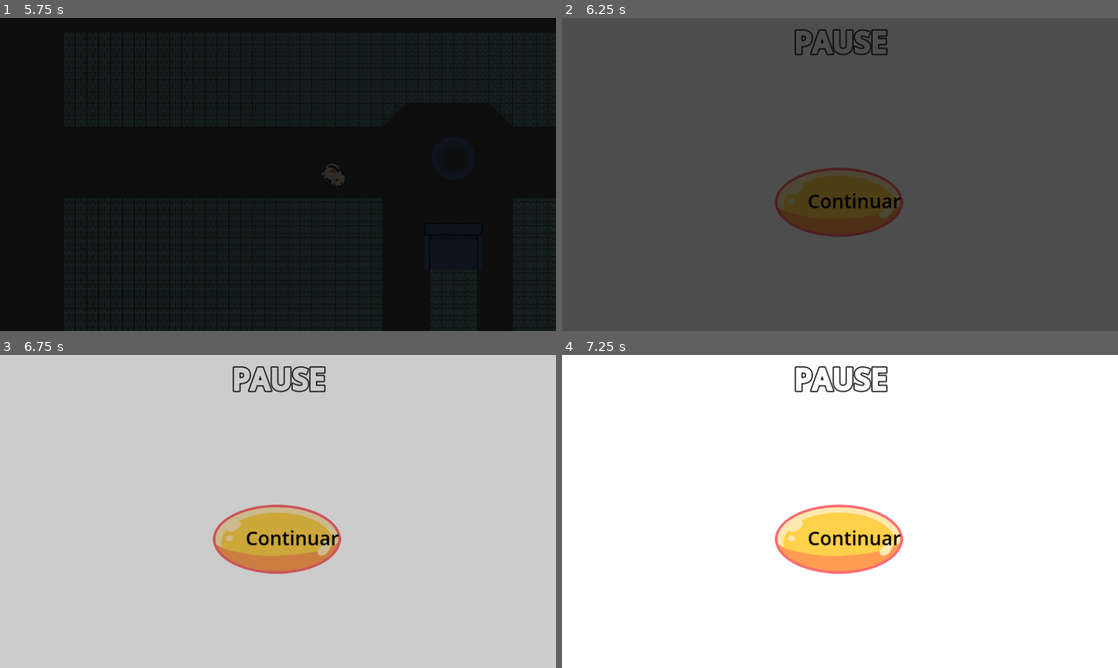
Above: before the commit, frames 1-4 (two rows, left to right).
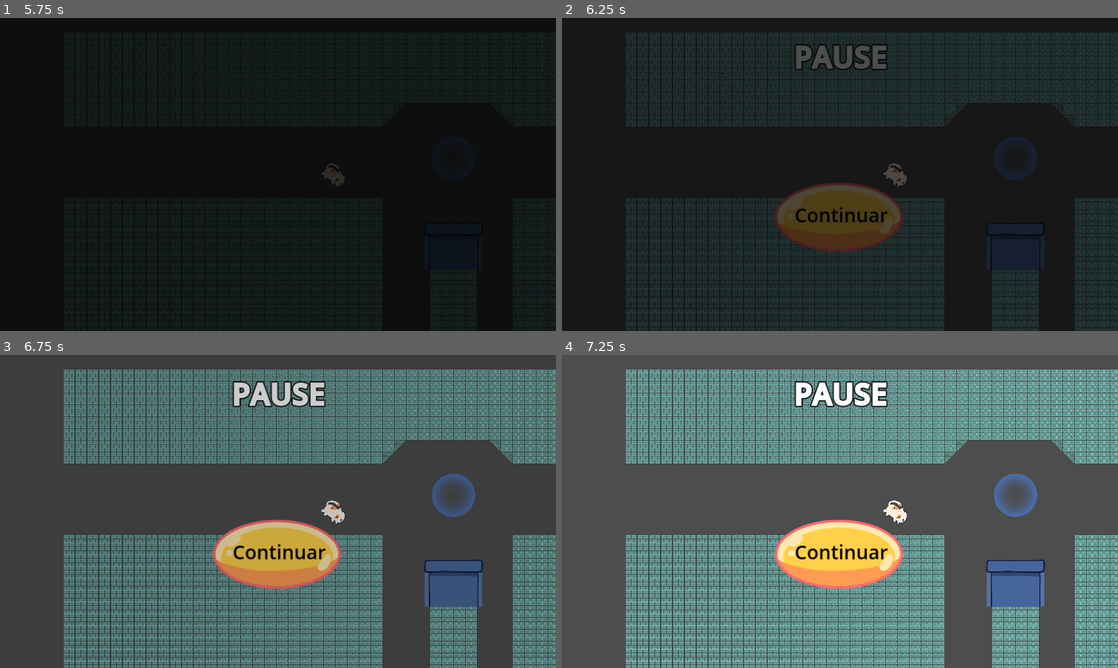
Above: after the commit, the same moments.

Repository: ManuelOteroFernandez/GGJ25
Game: Godot game, scene res://Enviroment/Game.tscn
Two runs of this game, one before a commit and one after it. Both use one fixed random seed, a clock stepped at 60 frames per second and the inputs below. Sound files missing from this copy of the repository are replaced by a short silence.
Inputs:
- Up to frame 1 (5.75 s): tap Enter (ui_accept) at 0.5, 0.77, 2.27, 3.77, 4.52, 5.27 s; hold Right (ui_right) 0.53-1.25 s; click "Xogar" at 1.25 s; hold Right (ui_right) 2.03-2.78 s; hold Left (ui_left) 2.78-3.53 s; hold Right (ui_right) 3.53-5.03 s; tap Escape (pause) at 4.9 s; hold Left (ui_left) from 5.03 s (still down)
- Up to frame 2 (6.25 s): release Left (ui_left) at 5.78 s; hold Right (ui_right) from 5.78 s (still down)
- Up to frame 3 (6.75 s): release Right (ui_right) at 6.53 s; hold Left (ui_left) from 6.53 s (still down)
- Up to frame 4 (7.25 s): keep holding Left (ui_left); tap Enter (ui_accept) at 6.77 s

Frame 1 is identical in both runs. In frame 2, 97% of the frame differs, in the area x 0-100%, y 0-100%; in frame 3, 99%; in frame 4, 99%.

Commit message:
Menu pausa

Diff:
--- a/UI/MenuPause.tscn
+++ b/UI/MenuPause.tscn
@@ -49,10 +49,10 @@
 anchor_top = 0.383
 anchor_right = 0.721
 anchor_bottom = 0.736
-offset_left = -0.0400085
-offset_top = 0.0699997
-offset_right = 0.179993
-offset_bottom = -0.0600128
+offset_left = -27.36
+offset_top = -1.43
+offset_right = 37.12
+offset_bottom = -1.56001
 theme_override_colors/font_color = Color(0, 0, 0, 1)
 theme_override_font_sizes/font_size = 40
 text = "Continuar"
--- a/new_theme.tres
+++ b/new_theme.tres
@@ -1,13 +1,13 @@
 [gd_resource type="Theme" load_steps=2 format=3 uid="uid://c0spuf5fuqnr6"]
 
 [sub_resource type="StyleBoxFlat" id="StyleBoxFlat_w75u0"]
-bg_color = Color(1, 1, 1, 1)
+bg_color = Color(1, 1, 1, 0)
 
 [resource]
 MarginContainer/constants/margin_bottom = 10
 MarginContainer/constants/margin_left = 60
 MarginContainer/constants/margin_right = 60
-MarginContainer/constants/margin_top = 10
+MarginContainer/constants/margin_top = 41
 PanelContainer/styles/panel = SubResource("StyleBoxFlat_w75u0")
 RichTextLabel/colors/default_color = Color(1, 1, 1, 1)
 RichTextLabel/colors/font_outline_color = Color(0, 0, 0, 1)
